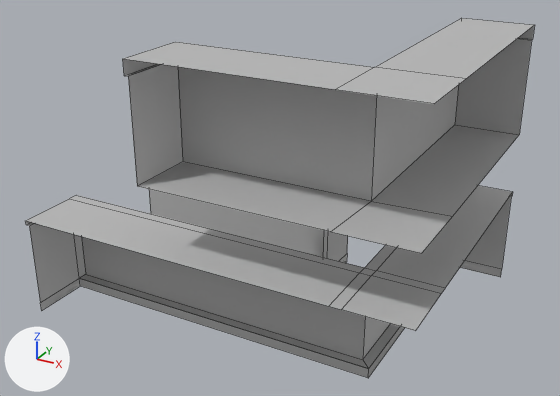
The FBX model Assets/meshes/counters-1.fbx, before and after one commit.
Before and after are seen from a camera (50 mm lens) standing at (5.22, -7.7, 3.85) and looking at (2.12, -2.07, 1.03). Arrows for +X, +Y and +Z are at lower left; the lights stay in place. Mesh edges are drawn as thin lines. Where no turn or scale is listed for an object, it has been applied to the vertices. Vertices at the same position are counted once.
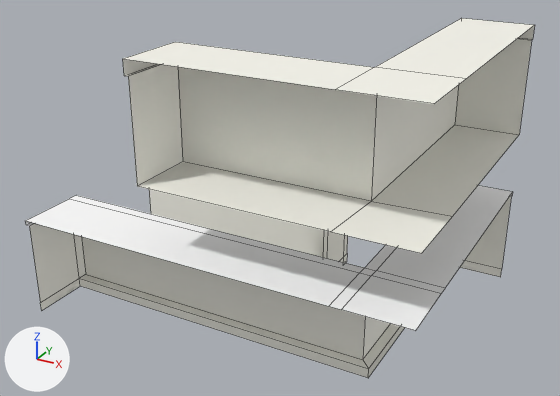
Diff of the bpy script that builds the scene:
```diff
--- a/Assets/meshes/counters-1.fbx.py
+++ b/Assets/meshes/counters-1.fbx.py
@@ mat_grannet @@
+mat_grannet = principled_material('grannet')
+mat_grannet.base_color = (1.0, 1.0, 1.0)  # white #ffffff
+mat_grannet.roughness = 0.749
@@ mat_cabinenty_wood @@
+mat_cabinenty_wood = principled_material('cabinenty_wood')
+mat_cabinenty_wood.base_color = (1.0, 0.989, 0.904)  # white #fffef4
@@ me_mesh @@
 # used by ob_pcube44; location = (0.743, -3.349, 0.895)
 # verts and faces of me_mesh; kept vertices keep their numbers, new ones are numbered from 47
 # before: 28 (2.61, 0.52, -0.89) at pixel (368, 378), 29 (-0.44, 0.52, -0.89) at pixel (80, 286), 33 (2.61, 2.68, -0.89), 41 (-0.44, 0.52, -0.8) at pixel (79, 278), 42 (2.61, 0.52, -0.8) at pixel (368, 368)
 # before: 43 (2.61, 2.68, -0.8), 44 (2.61, 0.52, -0.8) at pixel (368, 368), 45 (-0.44, 0.52, -0.8) at pixel (79, 278), 46 (2.61, 2.68, -0.8)
-me_mesh.from_pydata(...)  # 47 vertices, 32 faces; spans x -0.48..3.13, y 0.0..2.72, z -0.89..0.02
+me_mesh.from_pydata(...)  # 44 vertices, 32 faces; spans x -0.48..3.13, y 0.0..2.72, z -0.89..0.02
+# me_mesh part 3
+delete_vertices([44, 45, 46])  # with the faces that use them
+faces += [(28, 29, 41, 42), (28, 42, 43, 33)]  # mat_cabinenty_wood (white #fffef4)
+# me_mesh part 4: 20 faces spanning x -0.48..3.13, y 0.0..2.72, z -0.02..0.02 switch from mat_lambert2 (grey #bcbcbc) to mat_grannet (white #ffffff)
+# me_mesh part 5: 10 faces spanning x -0.44..3.13, y 0.0..2.68, z -0.89..-0.02 switch from mat_lambert2 (grey #bcbcbc) to mat_cabinenty_wood (white #fffef4)
@@ me_mesh_001 @@
 me_mesh_001.from_pydata(...)  # 26 vertices, 18 faces; spans x -1.75..0.61, y -0.61..2.11, z -0.44..0.56
-me_mesh_001.materials.append(mat_lambert2)  # grey #bcbcbc
+me_mesh_001.materials.append(mat_cabinenty_wood)  # white #fffef4
@@ me_mesh_002 @@
 # used by ob_pcube43; location = (1.345, -1.251, 0.453)
-me_mesh_002.from_pydata(...)  # 38 vertices, 30 faces; spans x -1.08..1.08, y -0.46..0.46, z -0.46..0.46
-me_mesh_002.materials.append(mat_lambert1)  # grey #bcbcbc
+me_mesh_002.from_pydata(...)  # 46 vertices, 40 faces; spans x -1.08..1.08, y -0.46..0.46, z -0.46..0.46
+# me_mesh_002 part 1
+# 2 vertices are removed from x 0.23..0.9, y -0.32, z 0.46
+# 12 faces are deleted
+# 4 vertices are added at (1.08, 0.06, 0.46), (1.08, 0.06, 0.42), (-1.08, 0.06, 0.46), (-1.08, 0.06, 0.42)
+# 6 new vertices lie (0.0, -0.1, 0.0) away from vertices in x -1.04..1.04, y 0.16, z -0.46..0.42
+# 8 new faces join them, mat_cabinenty_wood (white #fffef4)
+# 14 new faces join them, mat_grannet (white #ffffff)
+# me_mesh_002 part 2: 7 faces spanning x -1.04..1.04, y -0.42..0.16, z -0.46..0.42 switch from mat_lambert2 (grey #bcbcbc) to mat_cabinenty_wood (white #fffef4)
+me_mesh_002.materials.append(mat_grannet)  # white #ffffff
```

Location of each change, (x1, y1, x2, y2) in pixels of the pictures (560 x 396 px; the box of a moved part takes in the faces that stretch with it):
'pCube47', recoloured (grey to white): (123, 18, 534, 253) in both
part 1 of me_mesh_002, built on: (327, 231, 348, 263) in both
part 2 of me_mesh_002, recoloured: (149, 189, 328, 258) in both
part 3 of me_mesh, moved or reshaped: (79, 278, 404, 378) in both
part 4 of me_mesh, recoloured (grey to white): (26, 185, 513, 331) in both
part 5 of me_mesh, recoloured: (29, 197, 511, 369) in both
